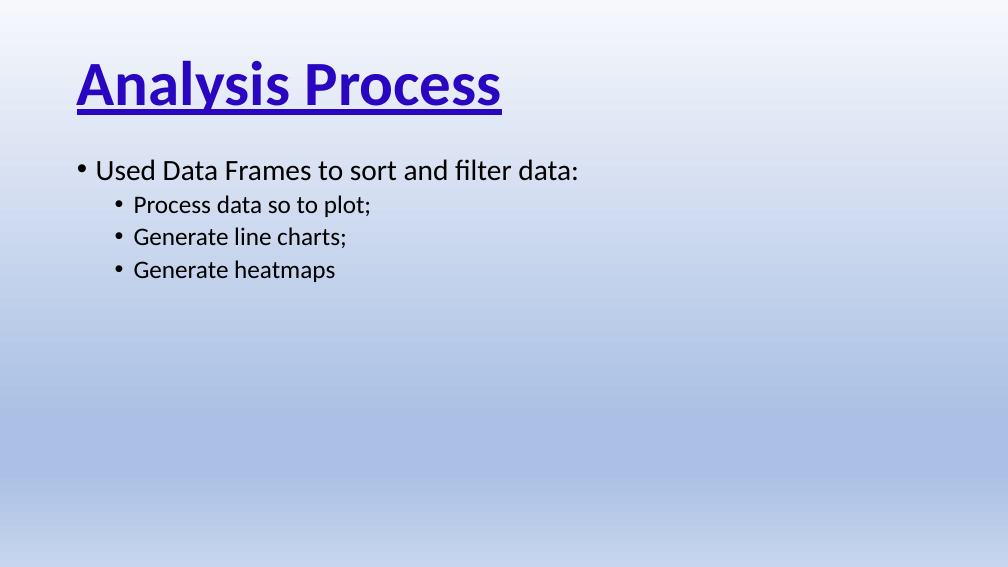
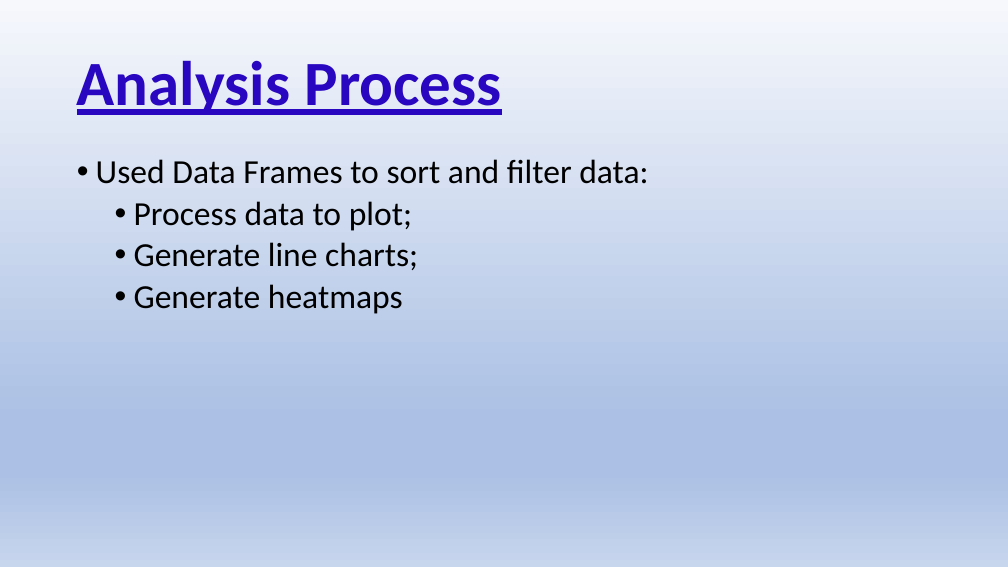
Before and after one commit to danjamthelamb/Suicide_Data_Project, a slide deck: slide 23 of Wed_Slides_Suicide.pptx (slide 20 before the commit). Drawn at 1008x567 pixels with LibreOffice and Linux fonts; fonts in the diff are those of the drawing. Boxes give left, top, right and bottom in pixels: in the first picture for what was removed or moved away, otherwise in the second. Text is boxed around its words. In the diff, an @@ line names an element or a change of style, - is before the commit and + after.

```diff
--- a/Wed_Slides_Suicide.pptx
+++ b/Wed_Slides_Suicide.pptx
@@ text at (x1=96, y1=159, x2=648, y2=314): size 28 to 32 pt in "Used Data Frames to sort and filter ..."; size 24 to 32 pt in "Generate line charts;", "Generate heatmaps" @@
@@ text at (x1=134, y1=201, x2=412, y2=231): text changed; size 24 to 32 pt @@
-  • Process data so to plot;
+  • Process data to plot;
```
Also in this commit, not shown: 3 other slides changed, 3 slides added.
